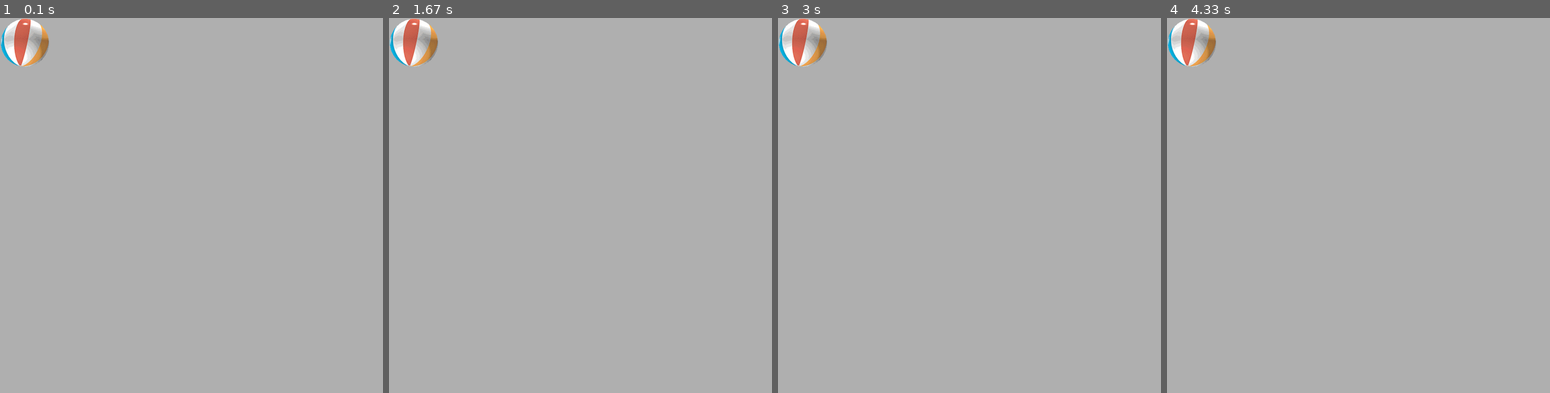
Above: before the commit, frames 1-4 (left to right).
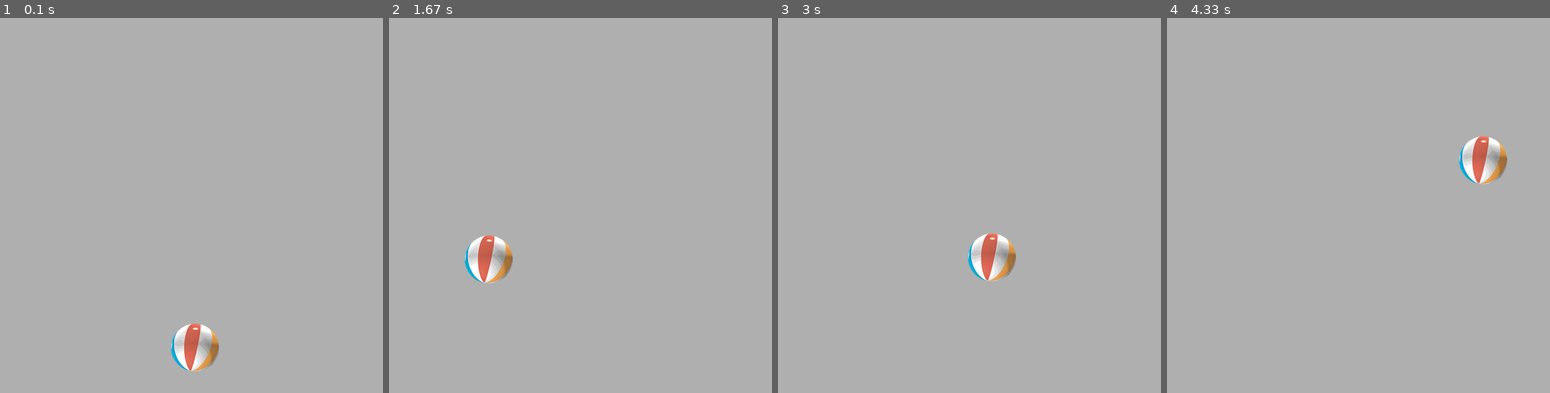
Above: after the commit, the same moments.

Repository: SeanP94/pyUi
Game: pygame game, started from pyUi.py
Two runs of this game, one before a commit and one after it. Both use one fixed random seed, a clock stepped at 60 frames per second and the inputs below.
Inputs (mouse positions are in pixels of both pictures, inside the frame that each line leads up to):
- Up to frame 1 (0.1 s): no input
- Up to frame 2 (1.67 s): click (584, 348) at 0.38 s; click (687, 141) at 0.72 s; click (438, 280) at 1.05 s; click (607, 209) at 1.38 s
- Up to frame 3 (3 s): click (877, 258) at 1.72 s; click (904, 366) at 2.05 s; click (935, 160) at 2.38 s; click (812, 89) at 2.72 s
- Up to frame 4 (4.33 s): click (1381, 258) at 3.05 s; click (1373, 59) at 3.38 s; click (1373, 108) at 3.72 s; click (1523, 314) at 4.05 s

The runs differ from the first frame. In frame 1, 2.2% of the frame differs, in the area x 0-58%, y 0-95%; in frame 2, 2.2%; in frame 3, 2.2%; in frame 4, 2.2%.

Commit message:
Made a little ball click and move program

Diff:
--- a/pyUi.py
+++ b/pyUi.py
@@ -9,19 +9,33 @@
 import colors as cls
 from errLog import logError
 
+import random
 
 # Temp Globals
 SCREEN_WIDTH = 800
 SCREEN_HEIGHT = 800
-
+FPS = 60
 pg.init()
 
 # # # # # X
 # Temp    #
 # Globals #
 # # # # # #
+BALLH = 100
 
+MAX_X = SCREEN_HEIGHT - BALLH
+MAX_Y = SCREEN_WIDTH - BALLH
+
+ballx = random.randrange(MAX_X)
+bally = random.randrange(MAX_Y)
 ballImage = pg.image.load(cpath / 'images/ball.png')
+ballRect = pg.Rect(ballx, bally, BALLH, BALLH)
+
+def resetBall():
+    global ballx, bally, ballRect
+    ballx = random.randrange(MAX_X)
+    bally = random.randrange(MAX_Y)
+    ballRect = pg.Rect(ballx, bally, BALLH, BALLH)
 
 
 # # # # # X
@@ -46,6 +60,11 @@
         else:
             window.fill(cls.LIGHT_GRAY)
 
+
+        if event.type == pg.MOUSEBUTTONDOWN:
+            if ballRect.collidepoint(event.pos):
+                print(f"{event.pos} : Booped the ball")
+                resetBall()
 def update():
     '''Placeholder for now, does nothing'''
     pass
@@ -54,7 +73,7 @@
 def draw():
     # LIGHT_GRAY is essentially our "clear" the screen color.
     window.fill(cls.LIGHT_GRAY)
-    window.blit(ballImage, (0,0))
+    window.blit(ballImage, (ballx,bally))
 
 
 def gameLoop():
@@ -66,9 +85,9 @@
         eventHandler()
         update()
         draw()
+        pg.display.update() # Update the window.
+        clock.tick(FPS) # Cap 60FPS
 
-        pg.display.update() # Update the window.
-        clock.tick(60) # Cap 60FPS
 
 
 # This file wont always be main. But it will run this as a test.
